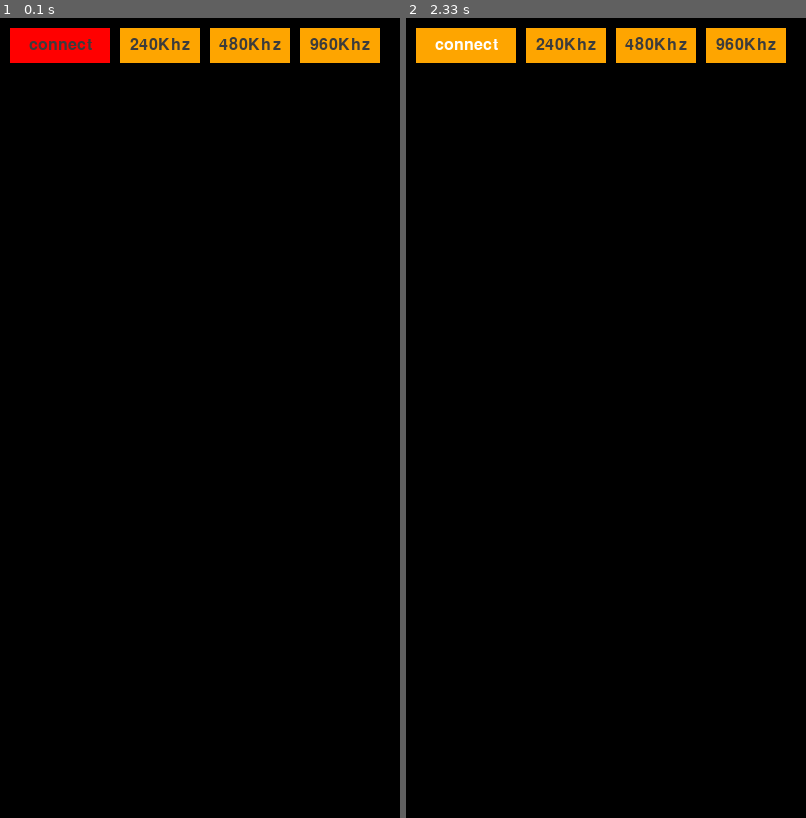
Above: before the commit, frames 1-2 (left to right).
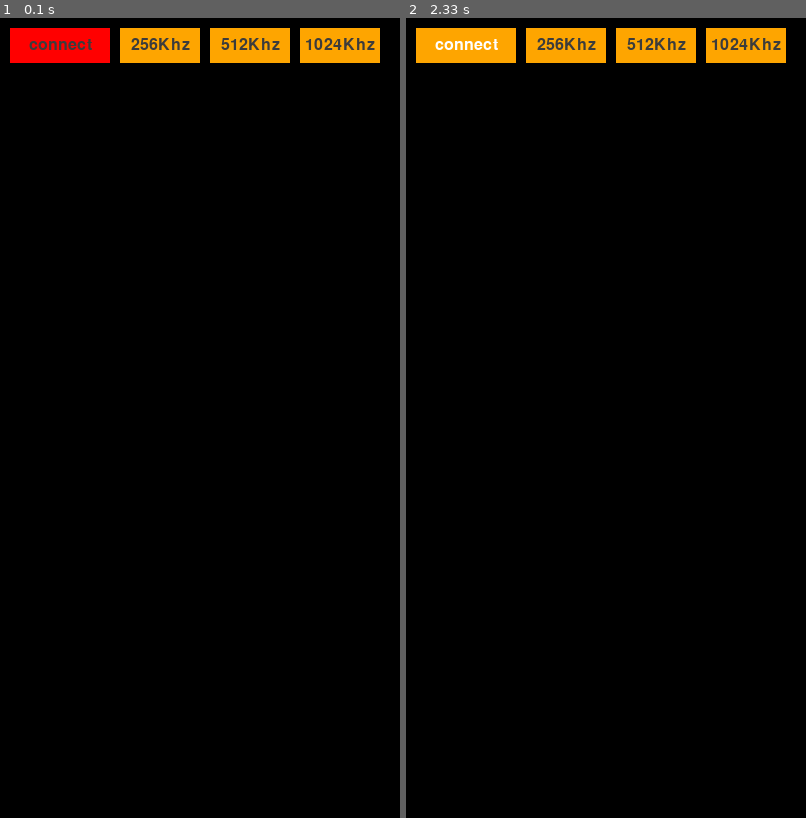
Above: after the commit, the same moments.

Repository: kimjonghyub/IC-732-SDR
Game: pygame game, started from tcp_client9.py
Same seed, same stepped clock (60 frames per second), same inputs: the game is played once before the commit and once after it.
Inputs (mouse positions are in pixels of both pictures, inside the frame that each line leads up to):
- Up to frame 1 (0.1 s): no input
- Up to frame 2 (2.33 s): click "connect" at 0.42 s; click (606, 474) at 0.77 s; click "connect" at 2.1 s

The runs differ from the first frame. In frame 1, 0.3% of the frame differs, in the area x 32-94%, y 2-4%; in frame 2, 0.3%.

Commit message:
Add files via upload

Diff:
--- a/tcp_client9.py
+++ b/tcp_client9.py
@@ -30,12 +30,12 @@
 CMD_SET_OFFSET_TUNING = 0x0A
 FRAME_SIZE = 512
 BUFFER_SIZE = FRAME_SIZE * 6
-FREQ_RANGE = 240
+FREQ_RANGE = 256
 
 SERVER_IP = "222.117.38.98"
 SERVER_PORT = 1234
 FREQ = 69011000
-SAMPLE_RATE = 1920000
+SAMPLE_RATE = 1024000
 GAIN = 405
 FREQ_CORRECTION = 0
 AGC_MODE = 1
@@ -46,13 +46,38 @@
 BUTTON_WIDTH, BUTTON_HEIGHT = 100, 35
 FPS = 15
 BUTTON_AREA_HEIGHT = 150
+MARGIN = 50
 FFT_GRAPH_HEIGHT = (HEIGHT - BUTTON_AREA_HEIGHT) // 2
 WATERFALL_HEIGHT = HEIGHT - BUTTON_AREA_HEIGHT - FFT_GRAPH_HEIGHT
+MIN_DB = -50
+MAX_DB = 120
 
 pygame.init()
 screen = pygame.display.set_mode((WIDTH, HEIGHT))
 pygame.display.set_caption("RTL-TCP IQ Data Visualization")
 clock = pygame.time.Clock()
+
+data_queue = asyncio.Queue(maxsize=2)
+
+waterfall_buffer = np.zeros((WATERFALL_HEIGHT, WIDTH-MARGIN), dtype=np.uint8)
+waterfall_surface = pygame.Surface((WIDTH-MARGIN, WATERFALL_HEIGHT))
+COLORMAP = np.zeros((256, 3), dtype=np.uint8)
+for i in range(256):
+    if i < 128:
+        r = 0
+        g = int(i * 2)
+        b = int(255 - i * 2)
+    else:
+        r = int((i - 128) * 2)
+        g = int(255 - (i - 128) * 2)
+        b = 0
+
+    COLORMAP[i] = [r, g, b]
+
+is_connected = False
+reader = None
+writer = None
+tasks = []
 
 ctl_box = pygame.Surface(((WIDTH), BUTTON_AREA_HEIGHT) )
 ctl_box.fill(BLACK)
@@ -63,6 +88,7 @@
 button_text = "Connect"
 text_color = (BLACK)
 font = pygame.font.SysFont(None, 24)
+font_tick = pygame.font.SysFont(None, 20)
 
 def text_objects(text, text_font, color):
     textSurface = font.render(text, 1, color)
@@ -86,35 +112,11 @@
     textRect.center = ( (int(x)+(int(w/2))), (int(y)+(int(h/2))) )
     screen.blit(textSurf, textRect)
 
-waterfall_buffer = np.zeros((WATERFALL_HEIGHT, WIDTH), dtype=np.uint8)
-waterfall_surface = pygame.Surface((WIDTH, WATERFALL_HEIGHT))
-COLORMAP = np.zeros((256, 3), dtype=np.uint8)
-
-for i in range(256):
-    if i < 128:
-        r = 0
-        g = int(i * 2)
-        b = int(255 - i * 2)
-    else:
-        r = int((i - 128) * 2)
-        g = int(255 - (i - 128) * 2)
-        b = 0
-
-    COLORMAP[i] = [r, g, b]
-
-
-is_connected = False
-reader = None
-writer = None
-tasks = []
-
 def upsample_signal(data, factor):
-
     x = np.arange(len(data))
     x_up = np.linspace(0, len(data) - 1, len(data) * factor)
     spline = make_interp_spline(x, data)
     return spline(x_up)
-
 
 def process_iq_data(iq_data):
     iq_data = np.frombuffer(iq_data, dtype=np.uint8).astype(np.float32)
@@ -134,27 +136,78 @@
 def update_waterfall(buffer, fft_row):
     buffer[1:] = buffer[:-1]
     buffer[0] = np.interp(
-        np.linspace(0, len(fft_row) - 1, WIDTH),
+        np.linspace(0, len(fft_row) - 1, WIDTH-MARGIN),
         np.arange(len(fft_row)),
         fft_row
     ).astype(np.uint8)
 
 def draw_waterfall(surface, buffer):
-    rgb_buffer = COLORMAP[buffer].reshape((WATERFALL_HEIGHT, WIDTH, 3))
+    rgb_buffer = COLORMAP[buffer].reshape((WATERFALL_HEIGHT, WIDTH-MARGIN, 3))
     pygame.surfarray.blit_array(surface, np.transpose(rgb_buffer, (1, 0, 2)))
-    screen.blit(surface, (0, HEIGHT - WATERFALL_HEIGHT))
+    screen.blit(surface, (MARGIN/2, HEIGHT - WATERFALL_HEIGHT))
 
 def draw_fft_graph(screen, freqs, magnitudes):
-    mid_x = WIDTH // 2
-    x_coords = mid_x + (freqs / (SAMPLE_RATE / 2)) * mid_x
-    y_coords = BUTTON_AREA_HEIGHT + FFT_GRAPH_HEIGHT - magnitudes
+    # Define reduced width and height for the graph
+    graph_width = WIDTH - MARGIN
+    graph_height = FFT_GRAPH_HEIGHT - MARGIN
+
+    # Define the position of the graph
+    graph_x = MARGIN/2
+    graph_y = BUTTON_AREA_HEIGHT + MARGIN/2
+
+    # Clear the FFT graph area
+    pygame.draw.rect(screen, GRAY, (graph_x, graph_y, graph_width, graph_height))
+
+    mid_x = graph_x + graph_width // 2
+    x_coords = mid_x + (freqs / (SAMPLE_RATE / 2)) * (graph_width // 2)
+    """
+    y_coords = graph_y + graph_height - 10 - (
+        magnitudes / np.max(magnitudes) * (graph_height - 20)
+    )
+    """
+    y_coords = graph_y + (
+        graph_height * (1 - (magnitudes) / (graph_height))
+    )
+    y_coords = np.clip(y_coords, graph_y, graph_y + graph_height)
     points = np.column_stack((x_coords, y_coords)).astype(int)
-    pygame.draw.rect(screen, (BLACK), (0, BUTTON_AREA_HEIGHT, WIDTH, FFT_GRAPH_HEIGHT))
+    # Create polygon points to fill below the graph
+    polygon_points = [(graph_x, graph_y + graph_height)] + points.tolist() + [
+        (graph_x + graph_width, graph_y + graph_height)
+    ]
+
+    # Fill the area below the FFT graph with a color
+    pygame.draw.polygon(screen, BLUE_GRAY, polygon_points)
     pygame.draw.lines(screen, (WHITE), False, points.tolist(), 1)
 
-
-data_queue = asyncio.Queue(maxsize=1)
-
+    # Draw x-axis
+    pygame.draw.line(
+        screen, GRAY,
+        (graph_x, graph_y + graph_height - 1),
+        (graph_x + graph_width, graph_y + graph_height - 1),
+        1
+    )
+    # Adjust the frequency range based on freq_range
+    max_freq = SAMPLE_RATE / 2 / (1024 // FREQ_RANGE)  # Adjusted maximum frequency
+    num_ticks = 4  # Number of ticks
+    tick_spacing = graph_width // num_ticks  # Pixel spacing between ticks
+
+    for i in range(num_ticks + 1):
+        x_pos = i * tick_spacing
+        freq = int((i - num_ticks // 2) * (max_freq / num_ticks) / 1e3)  # Frequency in kHz
+        tick_label = f"{freq}kHz"
+
+        # Draw tick line
+        pygame.draw.line(
+            screen, GRAY,
+            (x_pos+graph_x, graph_y + graph_height - 5),
+            (x_pos+graph_x, graph_y + graph_height + 5),
+            1
+        )
+
+        # Render tick label
+        label = font_tick.render(tick_label, True, WHITE)
+        label_rect = label.get_rect(center=(x_pos+graph_x, graph_y + graph_height + 15))
+        screen.blit(label, label_rect)
 
 async def set_freq_range(freq_range):
     global FREQ_RANGE, tasks
@@ -162,7 +215,11 @@
     if writer:
         try:
             await send_command(writer, CMD_SET_SAMPLERATE, SAMPLE_RATE)
+            #await send_command(writer, CMD_SET_FREQ_CORRECTION, FREQ_CORRECTION)
+            #await send_command(writer, CMD_SET_FREQ, FREQ)
             await send_command(writer, CMD_SET_AGC_MODE, AGC_MODE)
+            await send_command(writer, CMD_SET_DIRECT_SAMPLING, DIRECT_SAMPLING)
+            await send_command(writer, CMD_SET_GAIN_MODE, GAIN_MODE)
 
             #print(f"set {SAMPLE_RATE}")
         except Exception as e:
@@ -171,13 +228,13 @@
 
 def process_signal(complex_signal, freq_range):
     global FPS, BUFFER_SIZE
-    if freq_range == 240:
+    if freq_range == 256:
         complex_signal = complex_signal[::4]
 
-    elif freq_range == 480:
+    elif freq_range == 512:
         complex_signal = complex_signal[::2]
 
-    elif freq_range == 960:
+    elif freq_range == 1024:
         complex_signal = complex_signal[::1]
 
 
@@ -229,8 +286,6 @@
         print(f"Connection failed: {e}")
         is_connected = False
 
-
-
 async def close_connection():
     global reader, writer, is_connected, data_queue
     if writer:
@@ -279,11 +334,9 @@
                        button_rect.y + (BUTTON_HEIGHT - text.get_height()) // 2))
     """
     button("connect",(WIDTH-390),10,100,35,RED,SCREEN,GRAY,WHITE)
-    button("240Khz",(WIDTH-280),10,80,35,SCREEN,SCREEN,GRAY,WHITE,lambda: set_freq_range(240))
-    button("480Khz",(WIDTH-190),10,80,35,SCREEN,SCREEN,GRAY,WHITE,lambda: set_freq_range(480))
-    button("960Khz",(WIDTH-100),10,80,35,SCREEN,SCREEN,GRAY,WHITE,lambda: set_freq_range(960))
-
-
+    button("256Khz",(WIDTH-280),10,80,35,SCREEN,SCREEN,GRAY,WHITE,lambda: set_freq_range(256))
+    button("512Khz",(WIDTH-190),10,80,35,SCREEN,SCREEN,GRAY,WHITE,lambda: set_freq_range(512))
+    button("1024Khz",(WIDTH-100),10,80,35,SCREEN,SCREEN,GRAY,WHITE,lambda: set_freq_range(1024))
 
 async def main():
     global button_color, button_text, is_connected
@@ -312,11 +365,12 @@
                 complex_signal = process_signal(process_iq_data(iq_data), FREQ_RANGE)
                 freqs, magnitudes = await compute_fft(complex_signal, SAMPLE_RATE)
                 scaled_magnitudes = np.interp(
-                    magnitudes, [-50, 100], [0, 255]
+                    magnitudes, [MIN_DB, MAX_DB], [0, 255]
                 ).astype(np.uint8)
                 update_waterfall(waterfall_buffer, scaled_magnitudes)
                 draw_waterfall(waterfall_surface, waterfall_buffer)
                 draw_fft_graph(screen, freqs, scaled_magnitudes)
+                #print(f"Magnitudes range: min={magnitudes.min()}, max={magnitudes.max()}")
                 #print(f"Queue size: {data_queue.qsize()}/{data_queue.maxsize}")
             except asyncio.QueueEmpty:
                 pass
